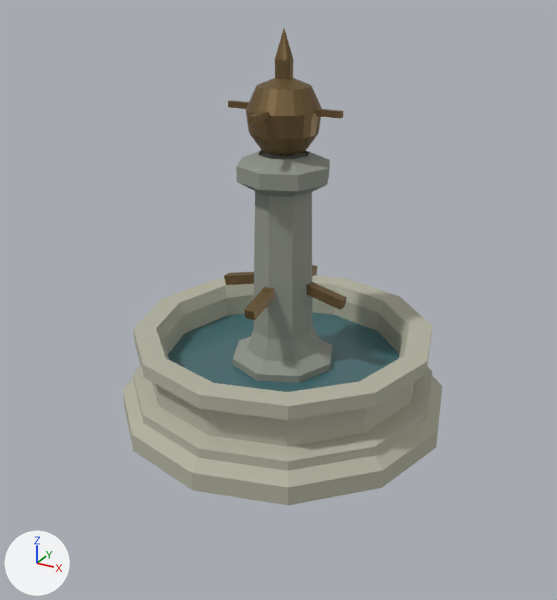
The glTF model world/art/village/square_fountain.glb as it was, and as the next commit left it.
Camera for both pictures: a camera (50 mm lens) standing at (4.11, -7.59, 5.14) and looking at (0.1, -0.3, 1.49). Every picture has the same lights, and +X, +Y and +Z are marked at lower left. The older version comes first. Vertices at exactly the same position are counted once.

Names of what the first picture shows: 'square_fountain'.
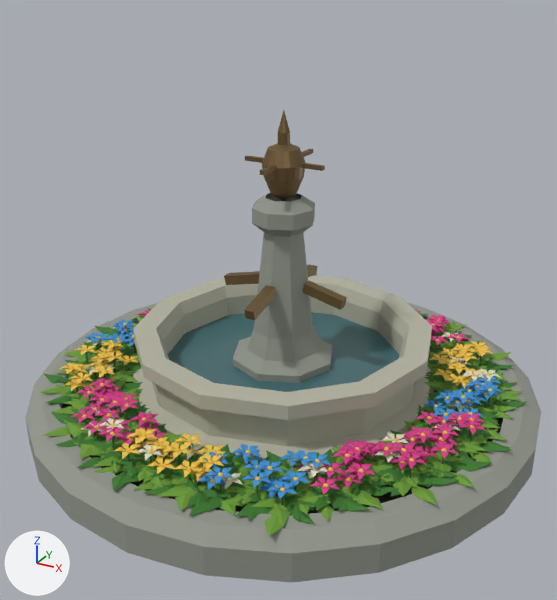
What differs and where, as boxes (x1, y1, x2, y2) in the pictures (557 x 600 px; the box of a moved part takes in the faces that stretch with it):
'square_fountain', reshaped (62% wider): before (123, 29, 442, 505); after (25, 110, 541, 582)
part 1 of me_square_fountain, moved or reshaped (not visible afterwards): before (228, 100, 343, 119)
part 2 of me_square_fountain, deleted (brown): before (275, 29, 293, 79)
part 3 of me_square_fountain, deleted: before (248, 111, 269, 123)
part 4 of me_square_fountain, added: after (25, 298, 541, 582)
part 5 of me_square_fountain, moved or reshaped: before (236, 78, 330, 340); after (245, 110, 325, 340)

The edits, one by one:
Material 'pink' (mat_pink) is new.
Its base color is (0.665, 0.0343, 0.238) (pink #d53486).
Its roughness is 0.7.
Material 'leaf' (mat_leaf) is new.
Its base color is (0.0437, 0.188, 0.0242) (dark green #3b782b).
Its roughness is 0.85.
Material 'soil' (mat_soil) is new.
Its base color is (0.0296, 0.0252, 0.0144) (brown #302c20).
Its roughness is 1.0.
Material 'petal_white' (mat_petal_white) is new.
Its base color is (0.723, 0.694, 0.533) (pale yellow #ddd9c1).
Its roughness is 0.75.
Material 'leaf_dark' (mat_leaf_dark) is new.
Its base color is (0.0203, 0.0908, 0.0222) (dark green #275529).
Its roughness is 0.9.
Material 'leaf_light' (mat_leaf_light) is new.
Its base color is (0.15, 0.332, 0.0356) (green #6c9c35).
Its roughness is 0.85.
Material 'yellow' (mat_yellow) is new.
Its base color is (0.839, 0.527, 0.0578) (yellow #ecc044).
Its roughness is 0.7.
Material 'blue' (mat_blue) is new.
Its base color is (0.0409, 0.27, 0.638) (blue #398ed1).
Its roughness is 0.7.
me_square_fountain is used by ob_square_fountain; location (0.0, 0.0, 0.0).
me_square_fountain had 453 vertices, 744 faces and spanned x -2.05..2.05, y -2.05..2.05, z -0.1..4.5.
me_square_fountain now has 17404 vertices, 22680 faces and spans x -3.15..3.15, y -3.15..3.15, z -0.1..3.65.
me_square_fountain part 1: the loose piece of 8 vertices spanning x -0.7..0.7, y -0.04..0.04, z 3.62..3.68 is turned -90 degrees about the y axis through its middle and scaled by 0.144, then moved by (2.24, 0.12, -3.3), in mat_leaf_dark (dark green #275529).
me_square_fountain part 2: the loose piece of 35 vertices spanning x -0.1..0.1, y -0.1..0.1, z 3.9..4.5 is deleted.
me_square_fountain part 3: the loose piece of 8 vertices spanning x -0.04..0.04, y -0.7..0.7, z 3.62..3.68 is deleted.
me_square_fountain part 4: 16711 vertices added at x -3.15..3.15, y -3.15..3.15, z -0.1..0.6.
me_square_fountain part 5: 138 vertices removed from x -0.55..0.55, y -0.55..0.55, z 2.75..4.02; 189 vertices added at x -0.5..0.5, y -0.5..0.7, z 2.25..3.65.
Other edits to the shape of me_square_fountain do not show in these pictures.
me_square_fountain gains material mat_soil (brown #302c20).
me_square_fountain gains material mat_leaf_dark (dark green #275529).
me_square_fountain gains material mat_leaf (dark green #3b782b).
me_square_fountain gains material mat_leaf_light (green #6c9c35).
me_square_fountain gains material mat_petal_white (pale yellow #ddd9c1).
me_square_fountain gains material mat_yellow (yellow #ecc044).
me_square_fountain gains material mat_blue (blue #398ed1).
me_square_fountain gains material mat_pink (pink #d53486).
